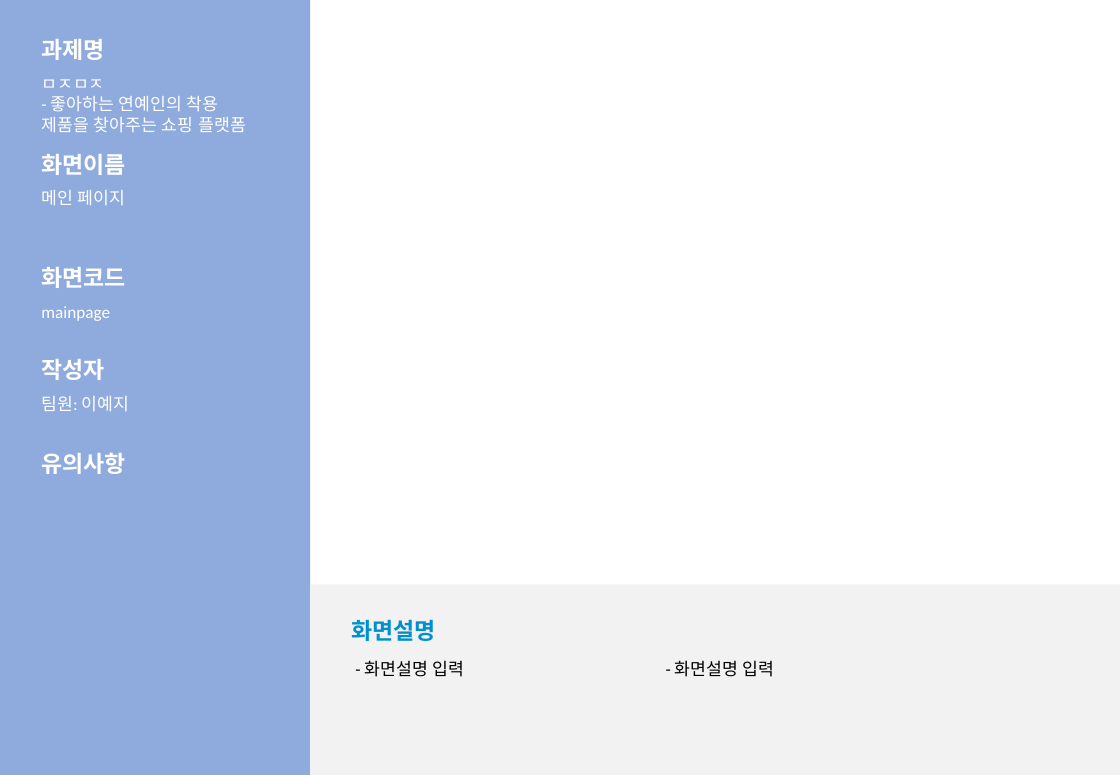
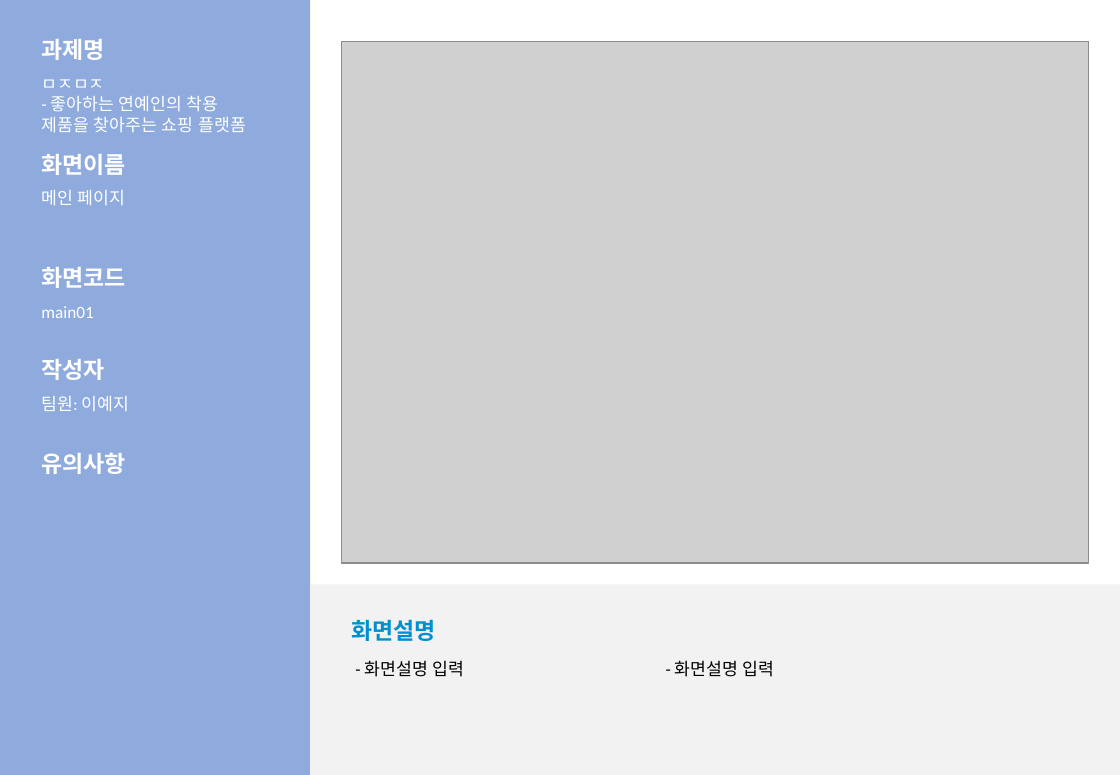
Before and after one commit to LeticiaKang/Project_Idol-Fandom-WebPlaform, a slide deck: slide 5 of 산출문서/화면설계서/화면설계서_서식(1조. HappyVirus).pptx (slide 4 before the commit). Drawn at 1120x775 pixels with LibreOffice and Linux fonts; fonts in the diff are those of the drawing; grey boxes stand for pictures. Boxes give left, top, right and bottom in pixels: in the first picture for what was removed or moved away, otherwise in the second. Text is boxed around its words. In the diff, an @@ line names an element or a change of style, - is before the commit and + after.

```diff
--- a/산출문서/화면설계서/화면설계서_서식(1조. HappyVirus).pptx
+++ b/산출문서/화면설계서/화면설계서_서식(1조. HappyVirus).pptx
@@ picture added at (x1=341, y1=41, x2=1089, y2=564) @@
@@ text at (x1=41, y1=306, x2=93, y2=318): text changed @@
-mainpage
+main01
```
Also in this commit, not shown: 6 other slides changed, 1 slide added, 1 slide removed.
